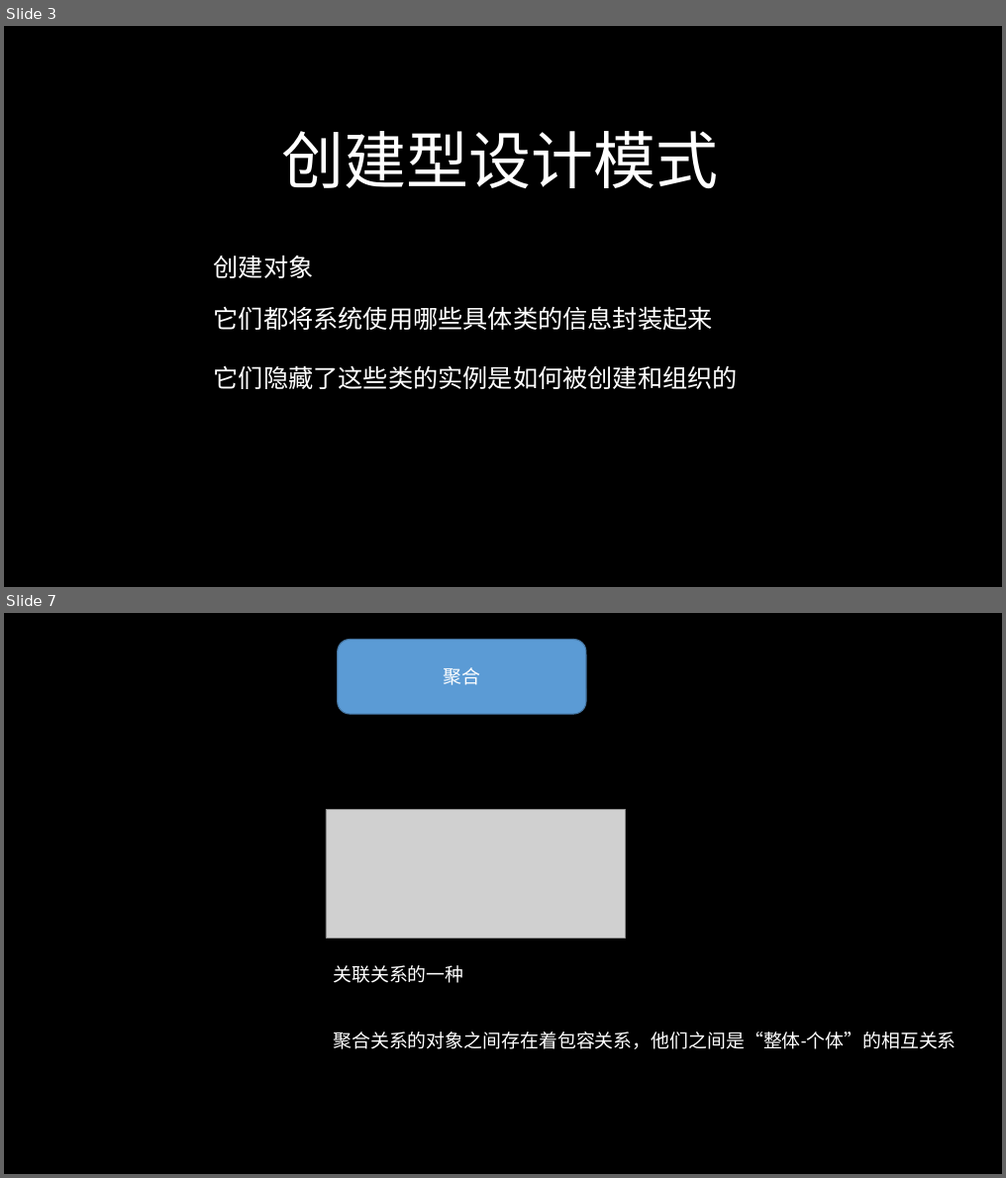
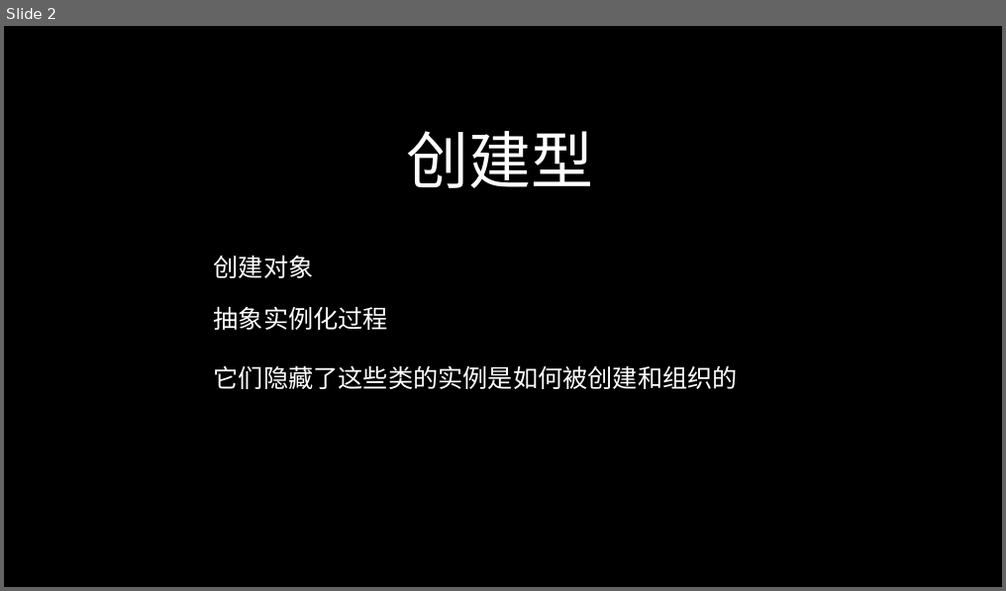
Before and after one commit to 643364103/design, a slide deck: designpattern/ppt/设计模式（三）.pptx. Shown one above the other, each under a label of ours: slides 3 and 7 before the commit, slide 2 after it; the slides between them are not shown. The pictures are 1006x1178 and 1006x591 pixels, drawn with LibreOffice and Linux fonts; fonts in the diff are those of the drawing; grey boxes stand for pictures. Boxes give left, top, right and bottom in pixels: in the first picture for what was removed or moved away, otherwise in the second. Text is boxed around its words. In the diff, an @@ line names an element or a change of style, - is before the commit and + after.

```diff
--- a/designpattern/ppt/设计模式（三）.pptx
+++ b/designpattern/ppt/设计模式（三）.pptx
@@ slide 7 removed at (x1=4, y1=613, x2=1002, y2=1174), background #000000 @@
@@ rounded rectangle removed at (x1=338, y1=639, x2=586, y2=714) @@
-聚合
@@ picture removed at (x1=326, y1=810, x2=626, y2=939) @@
@@ text removed at (x1=333, y1=965, x2=463, y2=983) @@
-关联关系的一种
@@ text removed at (x1=333, y1=1032, x2=955, y2=1050) @@
-聚合关系的对象之间存在着包容关系，他们之间是“整体-个体”的相互关系
@@ what was slide 3 is now slide 2 @@
@@ slide 2 changed as well @@
@@ text at (x1=407, y1=131, x2=594, y2=188): text changed @@
-创建型设计模式
+创建型
@@ text at (x1=214, y1=306, x2=388, y2=330): text changed @@
-它们都将系统使用哪些具体类的信息封装起来
+抽象实例化过程
```
Also in this commit, not shown: 1 other slide changed, 4 slides added, 16 other slides removed, 7 other files.
